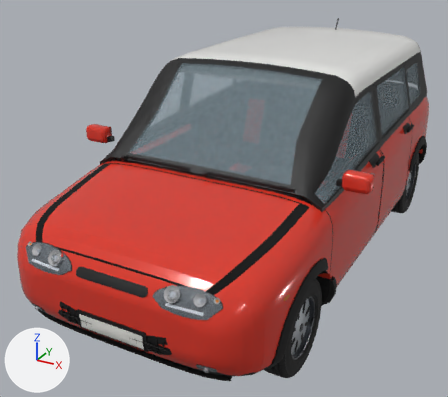
Before and after pictures for a commit that changed the glTF model data/models/pico/pico_lod1.glb.
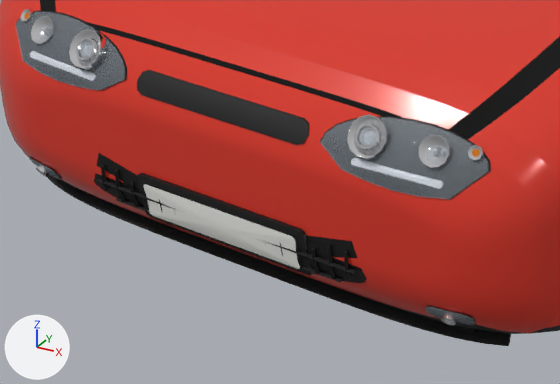
Each version is shown whole from a camera (50 mm lens) standing at (1.77, -3.9, 2.29) and looking at (-0.19, -0.33, 0.51), then close up on the part from 4% to 56% of the width and 60% to 100% of the height. Every picture has the same lights, and +X, +Y and +Z are marked at lower left. The first two pictures are the older version. Where no turn or scale is listed for an object, it has been applied to the vertices. Vertices at exactly the same position are counted once.

The older version as bpy lines, for what is in view:
```python
ob_hood = bpy.data.objects.new('hood', me_hood)
ob_hood.location = (0.0, -1.0, 0.934)
ob_pico = bpy.data.objects.new('pico', me_pico)
ob_pico.location = (0.0, 0.0, 0.0)
```
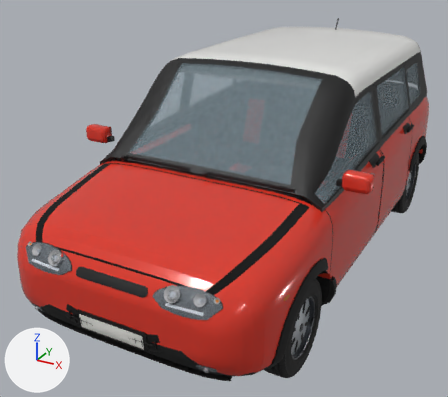
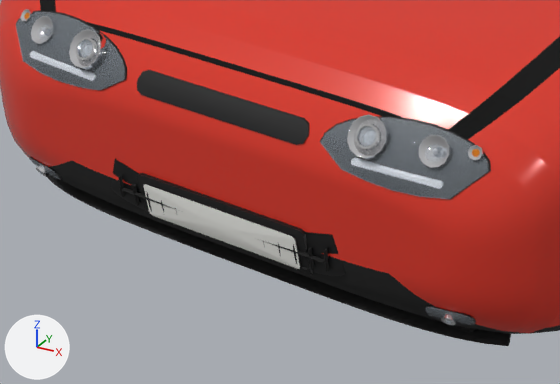
Where the change shows, as pixel boxes (x1, y1, x2, y2) in the close-ups (560 x 384 px; the box of a moved part takes in the faces that stretch with it):
```json
{"part": 1, "of": "me_pico", "change": "added", "after": [118, 175, 125, 197]}
{"part": 2, "of": "me_pico", "change": "deleted", "before": [344, 251, 350, 279]}
{"part": 3, "of": "me_pico", "change": "deleted", "before": [101, 165, 108, 191]}
{"part": 4, "of": "me_pico", "change": "moved or reshaped", "before": [34, 153, 487, 323], "after": [35, 159, 453, 318]}
{"part": 5, "of": "me_pico", "change": "surface changed", "before": [58, 161, 440, 319], "after": [58, 161, 440, 319]}
{"part": 6, "of": "me_pico", "change": "recoloured", "before": [58, 161, 440, 319], "after": [58, 161, 440, 319]}
```

Scene script edits in JSON lines:
```json
{"block": "me_pico", "where": "# used by ob_pico; location = (0.0, 0.0, 0.0)"}
{"op": "remove", "block": "me_pico", "code": "me_pico.from_pydata(...)  # 20716 vertices, 40840 faces; spans x -0.84..0.84, y -1.88..1.71, z 0.16..1.58"}
{"op": "add", "block": "me_pico", "code": "me_pico.from_pydata(...)  # 20956 vertices, 41328 faces; spans x -0.84..0.84, y -1.88..1.71, z 0.16..1.58"}
{"block": "me_pico", "change": "me_pico part 1: a new loose piece of 48 vertices spanning x -0.27, y -1.88..-1.87, z 0.39..0.45, in mat_plastic_black"}
{"block": "me_pico", "change": "me_pico part 2: the loose piece of 32 vertices spanning x 0.32, y -1.88..-1.87, z 0.39..0.46 is deleted"}
{"block": "me_pico", "change": "me_pico part 3: the loose piece of 32 vertices spanning x -0.32, y -1.88..-1.87, z 0.39..0.46 is deleted"}
{"block": "me_pico", "change": "me_pico part 4: 160 vertices moved from x -0.53..0.53, y -1.88..-1.84, z 0.34..0.46 to x -0.53..0.53, y -1.88..-1.84, z 0.34..0.47; 569 vertices removed from x -0.36..0.36, y -1.88..-1.84, z 0.34..0.49; 777 vertices added at x -0.31..0.31, y -1.88..-1.84, z 0.34..0.49"}
{"block": "me_pico", "change": "me_pico part 5: 303 kept faces spanning x -0.8..0.8, y -1.88..1.68, z 0.24..0.51 get new texture (UV) coordinates"}
{"block": "me_pico", "change": "me_pico part 6: 182 faces spanning x -0.75..0.75, y -1.87..1.68, z 0.31..0.51 switch from mat_paint (red #db3829) to mat_cladding"}
{"block": "me_pico", "change": "other edits to the shape of me_pico do not show in these pictures"}
```
